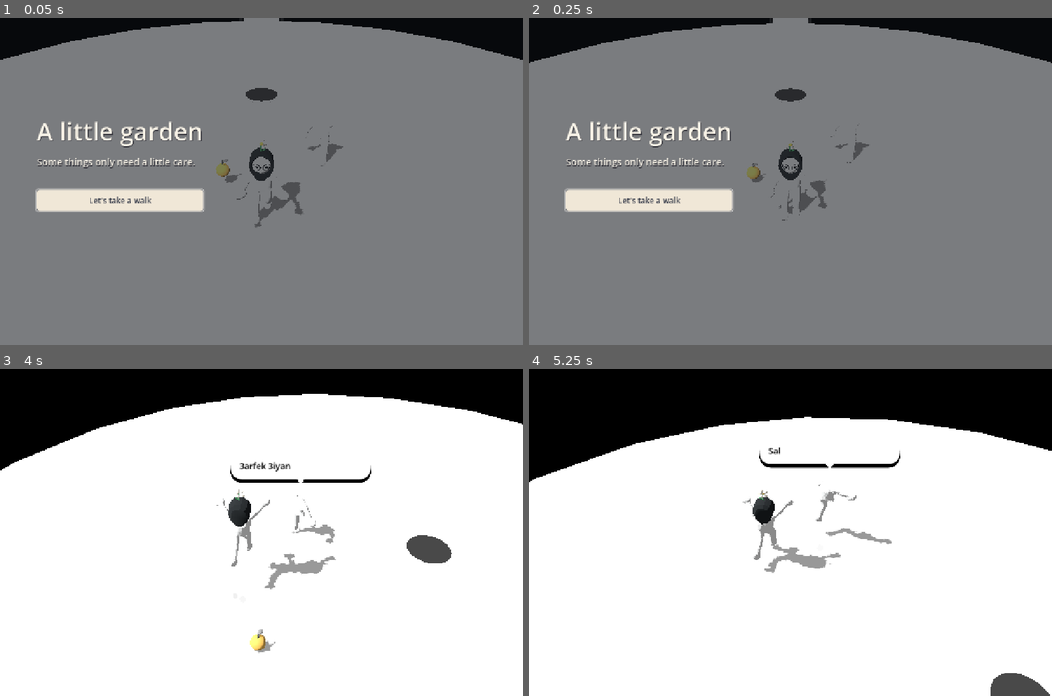
Above: before the commit, frames 1-4 (two rows, left to right).
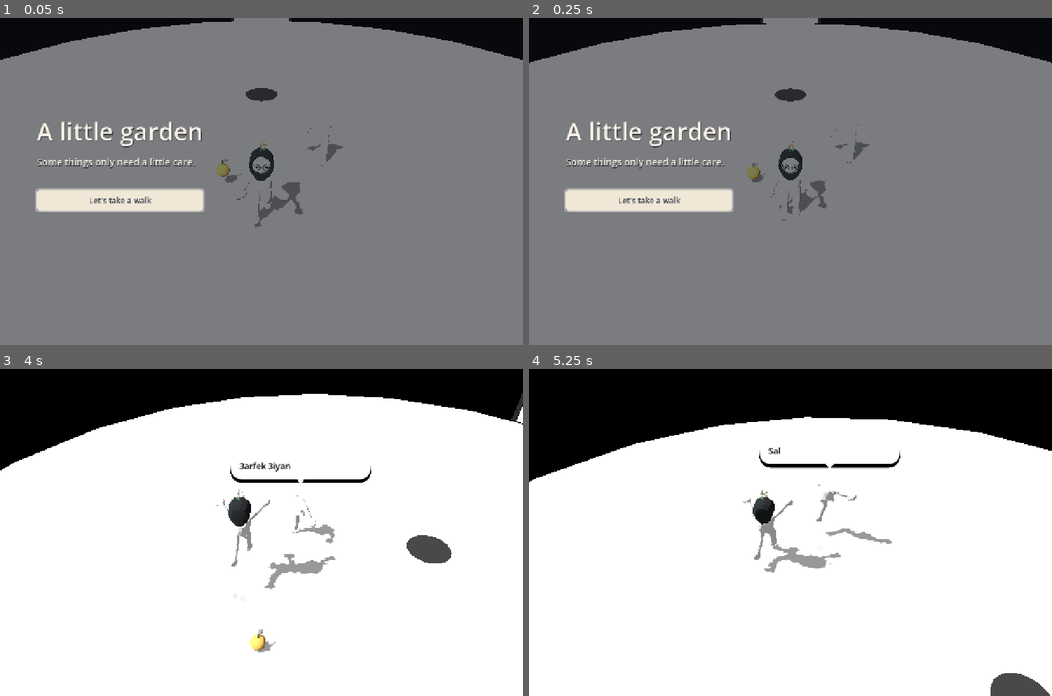
Above: after the commit, the same moments.

Repository: DancingPumpkin65/little-garden
Game: Godot game, scene res://main.tscn
The game is run twice, just before and just after one commit, with the same random seed, the same clock (stepped at 60 frames per second) and the same inputs.
Inputs (mouse positions are in pixels of both pictures, inside the frame that each line leads up to):
- Up to frame 1 (0.05 s): no input
- Up to frame 2 (0.25 s): no input
- Up to frame 3 (4 s): tap Enter at 0.5 s; move the mouse to (376, 516) at 0.52 s; hold D 0.53-1.28 s; tap E at 0.6, 2.85 s; click (376, 516) at 0.67 s; tap Space at 0.77, 1.52, 3.02, 3.77 s; move the mouse to (235, 532) at 1.27 s; hold W from 1.28 s (still down); tap R at 1.35, 3.6 s; move the mouse to (271, 525) at 2.02 s; hold Shift 2.03-2.78 s; move the mouse to (256, 539) at 2.77 s; click (256, 539) at 2.92 s; move the mouse to (298, 535) at 3.52 s
- Up to frame 4 (5.25 s): keep holding W; move the mouse to (748, 529) at 4.27 s; tap Shift at 4.35 s; tap Space at 4.52 s; move the mouse to (795, 532) at 5.02 s; tap E at 5.1 s; click (795, 532) at 5.17 s

The runs differ from the first frame. In frame 1, less than 0.1% of the frame differs, in the area x 44-56%, y 0-1%; in frame 2, less than 0.1%; in frame 3, 0.1%, in the area x 97-100%, y 7-17%; in frame 4, nothing differs.

Commit message:
Widen passage and doorways for separate companion running lanes

Diff:
--- a/scripts/game.gd
+++ b/scripts/game.gd
@@ -34,6 +34,7 @@
 var capturing := false
 var pause := false
 var restart_pending := false
+var passage_side := 1.0
 var companion_parts: GardenCompanionParts
 var recovery_parts: Array[GardenRecoveryPart] = []
 var carried_part: GardenRecoveryPart
@@ -444,14 +445,21 @@
 			world.open_exit()
 			world.reveal_passage()
 			journey.prepare_gap()
-		if stage == Stage.PATH and world.door_open and player.position.z < GardenJourney.ENTRY_Z and absf(player.position.x) < 1.25:
+		if stage == Stage.PATH and world.door_open and player.position.z < GardenJourney.ENTRY_Z and absf(player.position.x) < GardenWorld.PASSAGE_WIDTH / 2:
 			stage = Stage.COMPLETE
 			ball.hide()
 			journey.enter_gap()
 	environment.background_color = Color.BLACK
 	if friend.follow_target != null:
-		var on_passage := world.passage_revealed and player.position.z < GardenWorld.EXIT_Z + 1 and player.position.z > GardenJourney.ENTRY_Z
-		friend.follow_offset = Vector3(clampf(player.position.x + 0.4, -0.65, 0.65) - player.position.x, 0, -2.5) if on_passage else Vector3(2.3, 0, -3.6).rotated(Vector3.UP, yaw)
+		var on_passage := world.passage_revealed and player.position.z < GardenWorld.EXIT_Z + 6 and player.position.z > GardenJourney.ENTRY_Z
+		if on_passage:
+			# Keep distinct running lanes, independent of camera orbit.
+			if player.position.x > 0.8: passage_side = -1.0
+			elif player.position.x < -0.8: passage_side = 1.0
+			var lane_x := clampf(player.position.x + passage_side * 1.6, -1.8, 1.8)
+			friend.follow_offset = Vector3(lane_x - player.position.x, 0, -2.5)
+		else:
+			friend.follow_offset = Vector3(2.3, 0, -3.6).rotated(Vector3.UP, yaw)
 		if journey.chapter == GardenJourney.Chapter.FIRST and not (world.passage_revealed and player.position.z < GardenWorld.EXIT_Z + 1):
 			var goal := player.position + friend.follow_offset
 			var planar := Vector2(goal.x, goal.z).limit_length(GardenWorld.MAP_RADIUS - 0.8)
--- a/scripts/garden.gd
+++ b/scripts/garden.gd
@@ -4,6 +4,8 @@
 const MAP_RADIUS := 19.5
 const EXIT_Z := -19.4
 const PASSAGE_LENGTH := 80.0
+const PASSAGE_WIDTH := 5.0
+const DOOR_WIDTH := 4.5
 var bowl := Vector3(0, 0, -4.5)
 var bloom := 0.0
 var door := Node3D.new()
@@ -38,13 +40,13 @@
 func build_exit() -> void:
 	var wood := Shapes.material(Color.WHITE)
 	var frame := Shapes.material(Color("222222"))
-	for x in [-1.65, 1.65]: Shapes.box(self, Vector3(x, 2.1, EXIT_Z), Vector3(0.25, 4.2, 0.3), frame)
-	Shapes.box(self, Vector3(0, 4.2, EXIT_Z), Vector3(3.55, 0.25, 0.3), frame)
+	for x in [-(DOOR_WIDTH / 2 + 0.15), DOOR_WIDTH / 2 + 0.15]: Shapes.box(self, Vector3(x, 2.1, EXIT_Z), Vector3(0.25, 4.2, 0.3), frame)
+	Shapes.box(self, Vector3(0, 4.2, EXIT_Z), Vector3(DOOR_WIDTH + 0.55, 0.25, 0.3), frame)
 	add_child(door)
-	door.position = Vector3(-1.5, 0.02, EXIT_Z)
-	Shapes.box(door, Vector3(1.5, 2.0, 0), Vector3(3.0, 4.0, 0.18), wood)
-	Shapes.sphere(door, Vector3(2.7, 1.8, 0.16), Vector3.ONE * 0.16, Shapes.material(Color("444444")))
-	door_body = Shapes.collider(door, Vector3(1.5, 2.0, 0), Vector3(3.0, 4.0, 0.18))
+	door.position = Vector3(-DOOR_WIDTH / 2, 0.02, EXIT_Z)
+	Shapes.box(door, Vector3(DOOR_WIDTH / 2, 2.0, 0), Vector3(DOOR_WIDTH, 4.0, 0.18), wood)
+	Shapes.sphere(door, Vector3(DOOR_WIDTH - 0.3, 1.8, 0.16), Vector3.ONE * 0.16, Shapes.material(Color("444444")))
+	door_body = Shapes.collider(door, Vector3(DOOR_WIDTH / 2, 2.0, 0), Vector3(DOOR_WIDTH, 4.0, 0.18))
 
 func open_exit() -> void:
 	door_open = true
@@ -72,8 +74,8 @@
 	passage_material.shader = Shader.new()
 	passage_material.shader.code = "shader_type spatial; uniform vec3 walker=vec3(0.0); varying vec3 world; void vertex(){world=(MODEL_MATRIX*vec4(VERTEX,1.0)).xyz;} void fragment(){float light=1.0-smoothstep(16.0,38.0,length(world.xz-walker.xz));ALBEDO=vec3(light);ROUGHNESS=1.0;SPECULAR=0.0;}"
 	var center_z := EXIT_Z - PASSAGE_LENGTH / 2
-	Shapes.box(passage, Vector3(0, -0.07, center_z), Vector3(2.5, 0.18, PASSAGE_LENGTH), passage_material)
-	Shapes.collider(passage, Vector3(0, -0.48, center_z), Vector3(2.5, 1, PASSAGE_LENGTH))
+	Shapes.box(passage, Vector3(0, -0.07, center_z), Vector3(PASSAGE_WIDTH, 0.18, PASSAGE_LENGTH), passage_material)
+	Shapes.collider(passage, Vector3(0, -0.48, center_z), Vector3(PASSAGE_WIDTH, 1, PASSAGE_LENGTH))
 
 func retire() -> void:
 	hide()
--- a/scripts/journey.gd
+++ b/scripts/journey.gd
@@ -92,13 +92,13 @@
 	scene_root.add_child(arrival_gate)
 	arrival_gate.position.z = ENTRY_Z
 	var white := Shapes.material(Color.WHITE)
-	for x in [-1.65, 1.65]: Shapes.box(arrival_gate, Vector3(x, 2.1, 0), Vector3(0.25, 4.2, 0.3), white)
-	Shapes.box(arrival_gate, Vector3(0, 4.2, 0), Vector3(3.55, 0.25, 0.3), white)
+	for x in [-(GardenWorld.DOOR_WIDTH / 2 + 0.15), GardenWorld.DOOR_WIDTH / 2 + 0.15]: Shapes.box(arrival_gate, Vector3(x, 2.1, 0), Vector3(0.25, 4.2, 0.3), white)
+	Shapes.box(arrival_gate, Vector3(0, 4.2, 0), Vector3(GardenWorld.DOOR_WIDTH + 0.55, 0.25, 0.3), white)
 	arrival_hinge = Node3D.new()
 	arrival_gate.add_child(arrival_hinge)
-	arrival_hinge.position = Vector3(-1.5, 0.02, 0)
-	Shapes.box(arrival_hinge, Vector3(1.5, 2.0, 0), Vector3(3, 4, 0.18), white)
-	arrival_body = Shapes.collider(arrival_hinge, Vector3(1.5, 2, 0), Vector3(3, 4, 0.18))
+	arrival_hinge.position = Vector3(-GardenWorld.DOOR_WIDTH / 2, 0.02, 0)
+	Shapes.box(arrival_hinge, Vector3(GardenWorld.DOOR_WIDTH / 2, 2.0, 0), Vector3(GardenWorld.DOOR_WIDTH, 4, 0.18), white)
+	arrival_body = Shapes.collider(arrival_hinge, Vector3(GardenWorld.DOOR_WIDTH / 2, 2, 0), Vector3(GardenWorld.DOOR_WIDTH, 4, 0.18))
 	arrival_gate.hide()
 
 # The old world remains walkable until both characters pass the second door.
--- a/tests/doorway_flow.gd
+++ b/tests/doorway_flow.gd
@@ -42,12 +42,15 @@
 	game.player.position = Vector3(0, 0.04, GardenWorld.EXIT_Z + 4)
 	game.friend.position = Vector3(0.4, 0.04, GardenWorld.EXIT_Z + 2)
 	game.yaw = 0
+	game.player.sprint = true
 	await frames(30)
 	await shot("first-door")
 	await walk_to(GardenWorld.EXIT_Z - 4)
 	assert(game.world.door_open and game.journey.prepared, "first door opens onto connected passage")
 	await walk_to(GardenJourney.ENTRY_Z + GardenWorld.PASSAGE_LENGTH / 2)
 	assert(not game.journey.arrival_gate.visible and not game.journey.near_platform.visible, "long passage looks into darkness before destination appears")
+	assert(absf(game.friend.position.x - game.player.position.x) > 1.0, "two running characters have separate lateral lanes")
+	assert(absf(game.player.position.x) < 0.25 and game.friend.position.y > -0.1, "companion does not push player sideways or fall from passage")
 	await shot("dark-passage")
 	await walk_to(GardenJourney.ENTRY_Z + 20)
 	assert(game.journey.arrival_gate.visible and not game.journey.arrival_open, "second closed door emerges from darkness")
